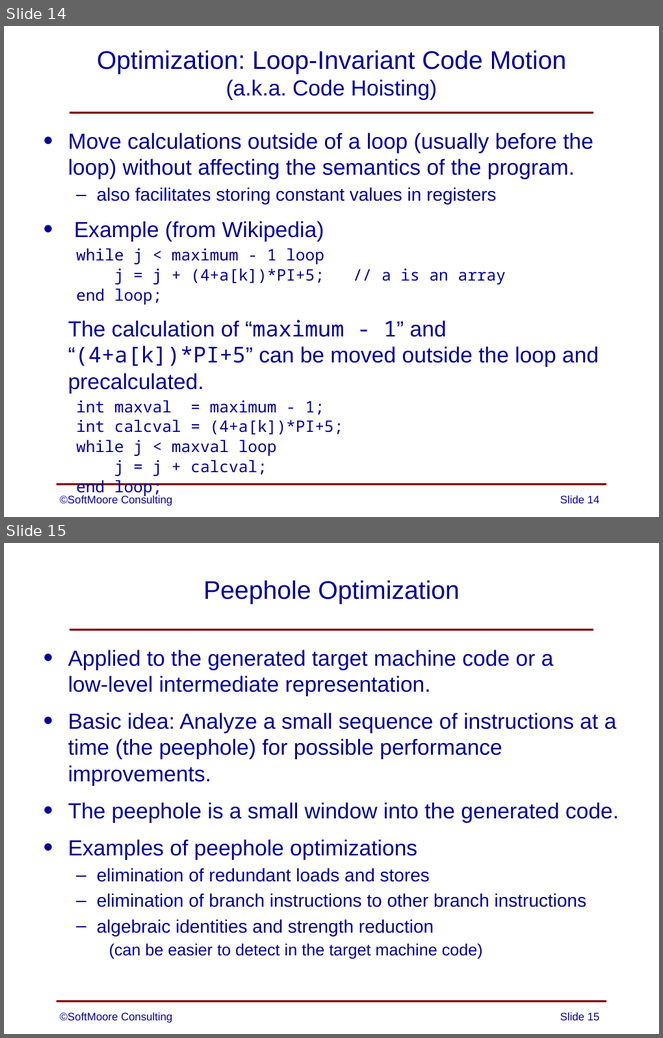
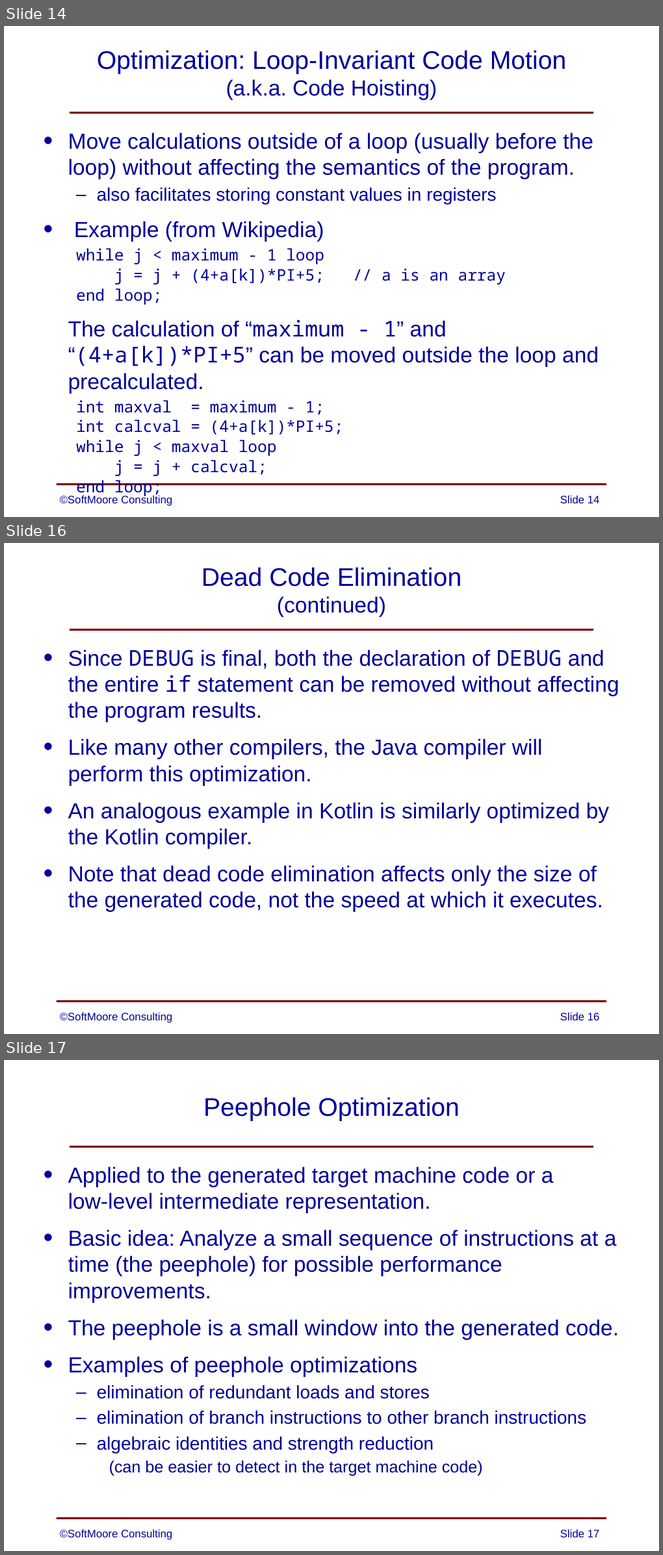
Before and after one commit to SoftMoore/CPRL-Kt, a slide deck: PowerPoint Slides/12 - Optimization.pptx. Shown one above the other, each under a label of ours: slides 14 and 15 before the commit, slides 14, 16 and 17 after it; the slides between them are not shown. The pictures are 663x1038 and 663x1555 pixels, drawn with LibreOffice and Linux fonts; fonts in the diff are those of the drawing. Boxes give left, top, right and bottom in pixels: in the first picture for what was removed or moved away, otherwise in the second. Text is boxed around its words. In the diff, an @@ line names an element or a change of style, - is before the commit and + after.

Commit message:
added a couple of slides on dead code elimination

```diff
--- a/PowerPoint Slides/12 - Optimization.pptx
+++ b/PowerPoint Slides/12 - Optimization.pptx
@@ slide 16 added at <box>4,543,659,1034</box>, background #FFFFFF; not listed: 2 template elements that a slide beside it also shows @@
@@ title added at <box>202,567,462,617</box>, 28 pt, text #000099 @@
+Dead Code Elimination
+(continued)
@@ text added at <box>68,650,619,912</box>, 24 pt, text #000099 @@
+• Since DEBUG is final, both the declaration of DEBUG and the entire if statement can be removed without affecting the program results.
+• Like many other compilers, the Java compiler will perform this optimization.
+• An analogous example in Kotlin is similarly optimized by the Kotlin compiler.
+• Note that dead code elimination affects only the size of the generated code, not the speed at which it executes.
@@ text added at <box>60,1013,172,1023</box>, 12 pt, text #000099 @@
+©SoftMoore Consulting
@@ page number added at <box>560,1013,600,1021</box>, 12 pt, text #000099 @@
+Slide 16
@@ what was slide 15 is now slide 17 @@
@@ page number at <box>560,1530,600,1538</box>: text changed @@
-Slide 15
+Slide 17
```
Also in this commit, not shown: 1 slide changed, 1 other slide added, 1 other file.
